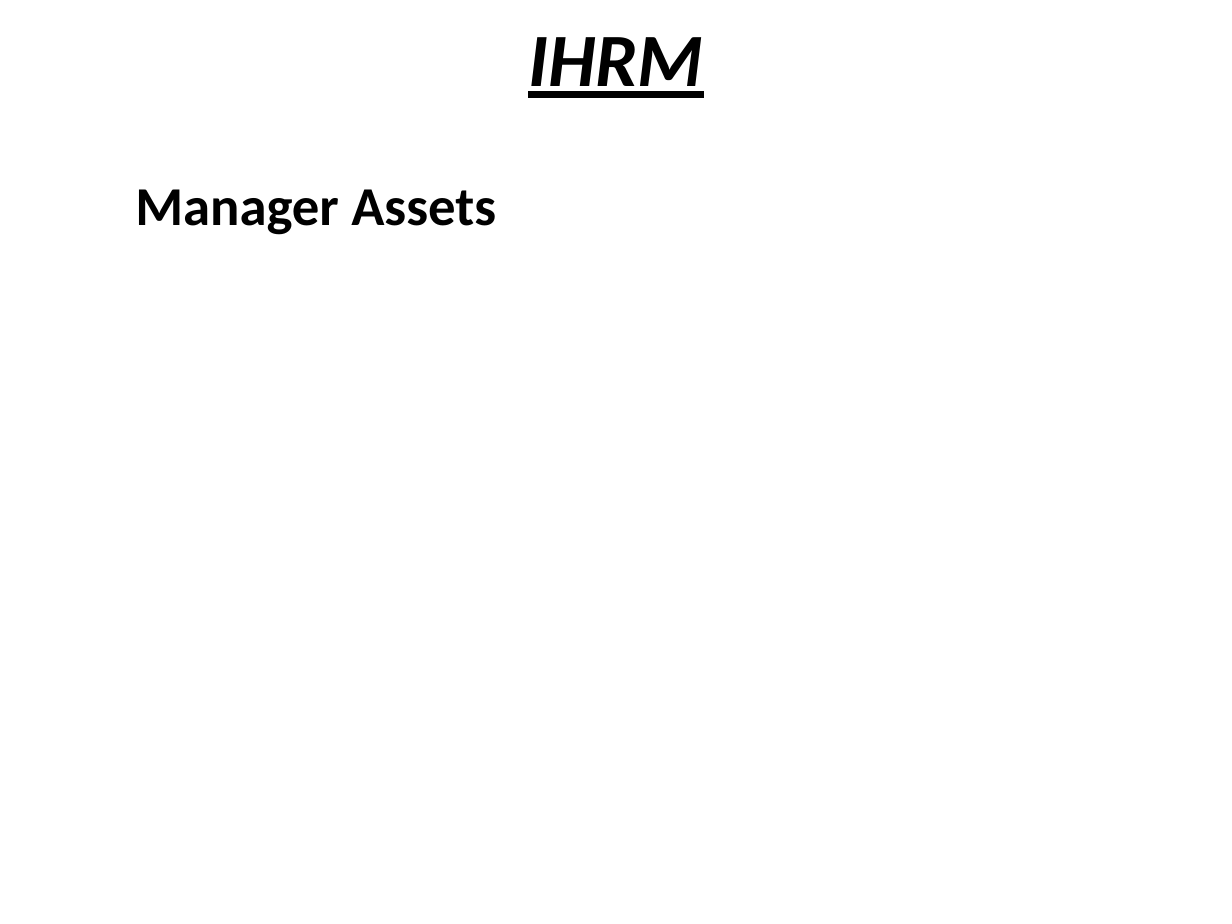
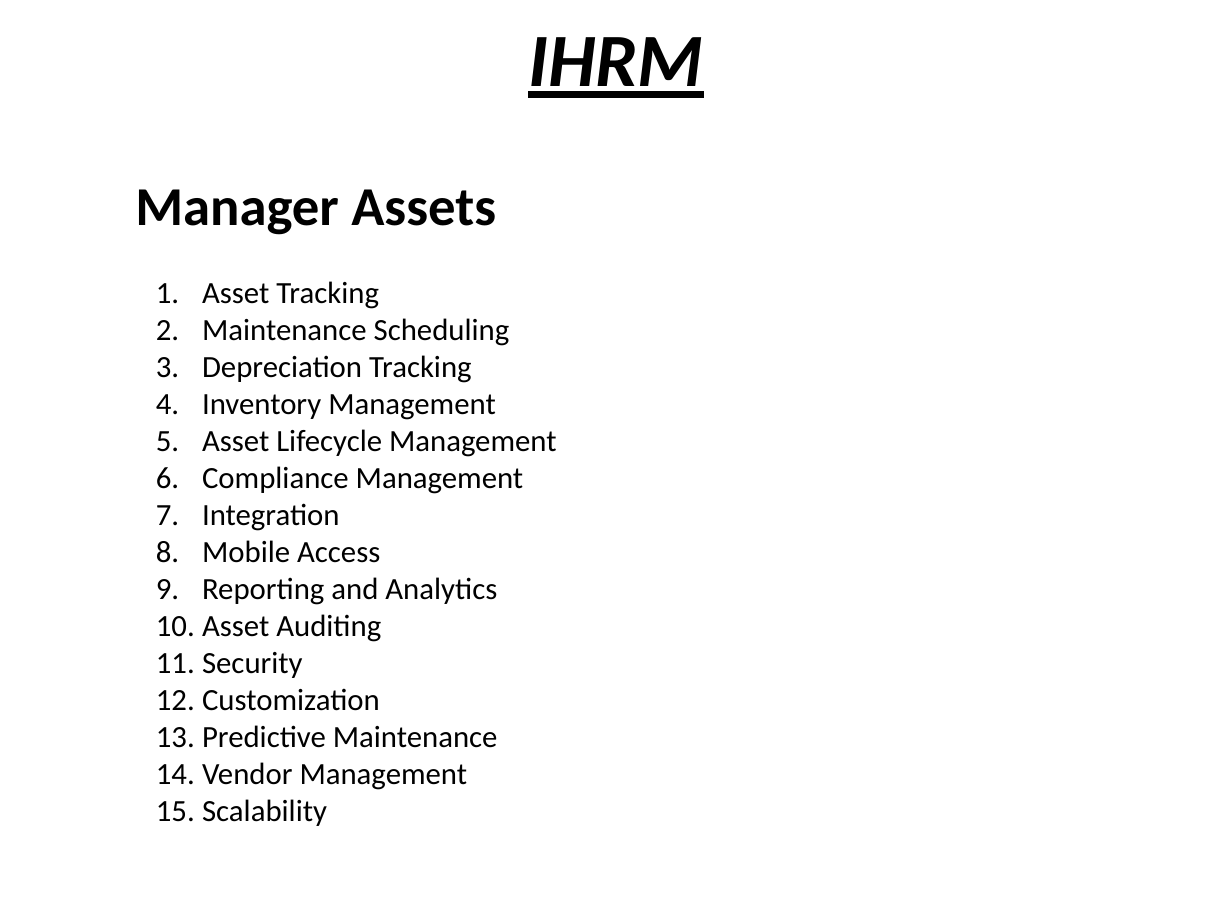
Before and after one commit to Thejesh-ivoyant/ihrm, a slide deck: slide 18 of IHRM ppt.pptx. Drawn at 1232x924 pixels with LibreOffice and Linux fonts; fonts in the diff are those of the drawing. Boxes give left, top, right and bottom in pixels: in the first picture for what was removed or moved away, otherwise in the second. Text is boxed around its words. In the diff, an @@ line names an element or a change of style, - is before the commit and + after.

Commit message:
ihrm ppt changes

```diff
--- a/IHRM ppt.pptx
+++ b/IHRM ppt.pptx
@@ text added at <box>202,281,557,826</box>, 18 pt, text #000000 @@
+1. Asset Tracking
+2. Maintenance Scheduling
+3. Depreciation Tracking
+4. Inventory Management
+5. Asset Lifecycle Management
+6. Compliance Management
+7. Integration
+8. Mobile Access
+9. Reporting and Analytics
+10. Asset Auditing
+11. Security
+12. Customization
+13. Predictive Maintenance
+14. Vendor Management
+15. Scalability
```
Also in this commit, not shown: 6 other slides changed.
